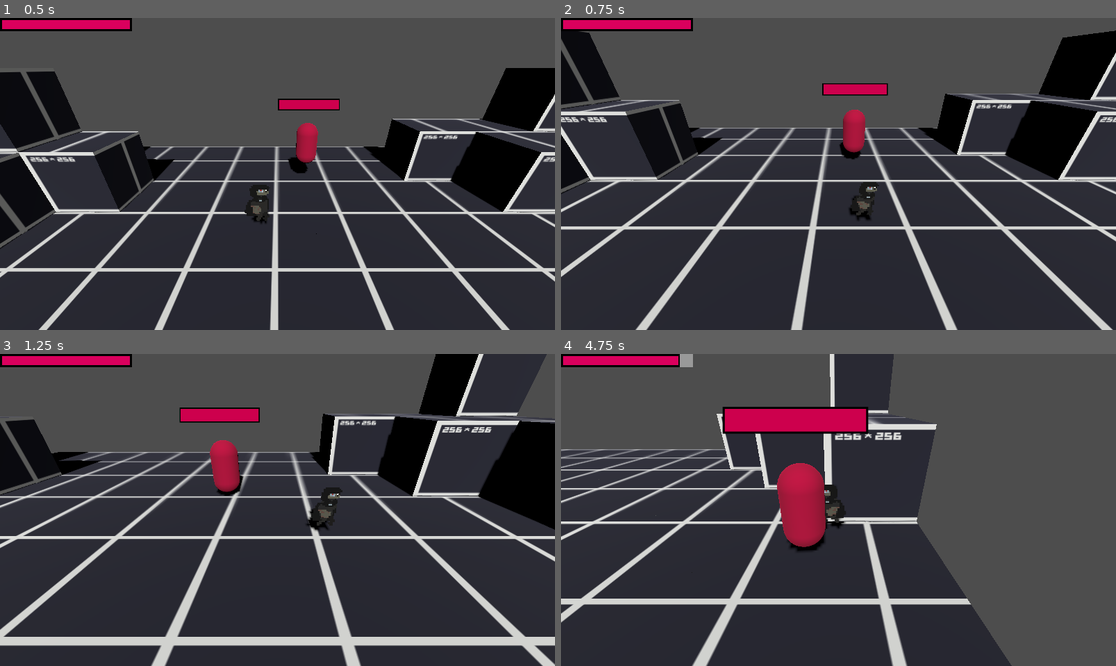
Above: before the commit, frames 1-4 (two rows, left to right).
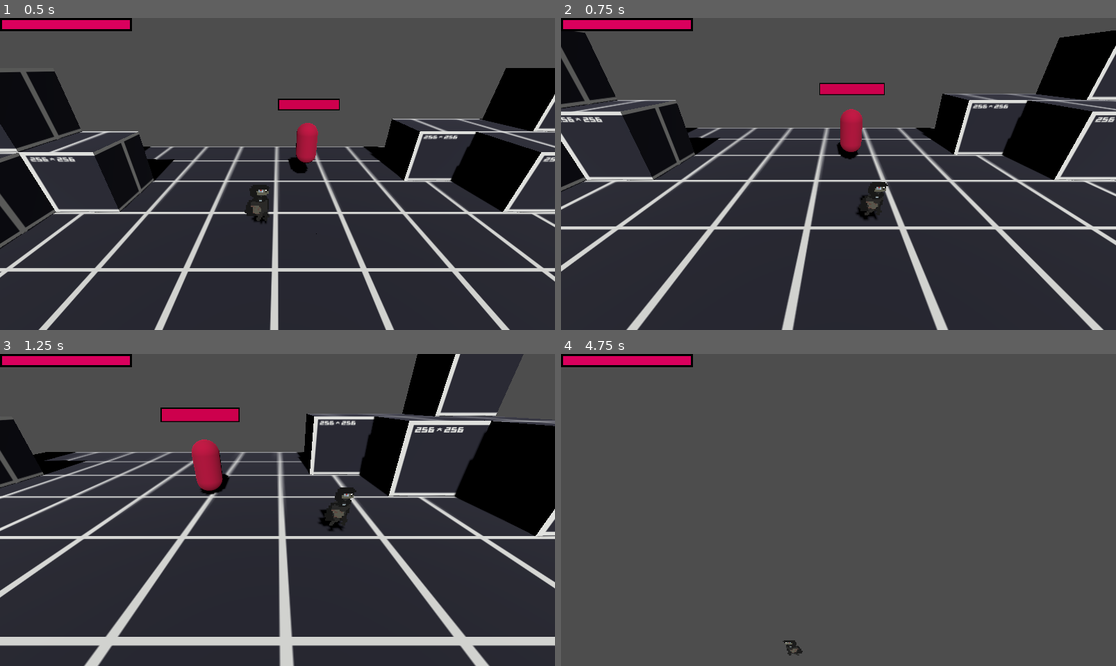
Above: after the commit, the same moments.

Repository: PyuKu2005/BrainsGit
Game: Godot game, scene res://scenes/test_level.tscn
The game is run twice, just before and just after one commit, with the same random seed, the same clock (stepped at 60 frames per second) and the same inputs.
Inputs:
- Up to frame 1 (0.5 s): no input
- Up to frame 2 (0.75 s): hold D (ui_right) from 0.53 s (still down); hold Shift (Courir) from 0.53 s (still down)
- Up to frame 3 (1.25 s): keep holding D (ui_right); keep holding Shift (Courir); tap J (playerAttack) at 0.8 s
- Up to frame 4 (4.75 s): release D (ui_right) at 1.28 s; release Shift (Courir) at 1.28 s; hold S (ui_down) 1.28-2.03 s; tap J (playerAttack) at 1.35, 3.05 s; tap Ctrl (Dash, bound only after the commit) at 1.55, 2.1, 3.8, 4.35 s; hold D (ui_right) 2.03-2.78 s; hold Shift (Courir) 2.03-2.78 s; hold W (ui_up) 2.78-3.53 s; tap Shift (Courir) at 2.85, 4.55 s; hold J (playerAttack) 3.53-4.28 s; hold A (ui_left) from 3.53 s (still down)

Frame 1 is identical in both runs. In frame 2, 12% of the frame differs, in the area x 0-100%, y 4-100%; in frame 3, 21%; in frame 4, 54%, in the area x 0-82%, y 0-100%.

Commit message:
Ajout du dash!

Diff:
--- a/project.godot
+++ b/project.godot
@@ -55,3 +55,8 @@
 "events": [Object(InputEventKey,"resource_local_to_scene":false,"resource_name":"","device":-1,"window_id":0,"alt_press …(182 unchanged characters)…
 ]
 }
+Dash={
+"deadzone": 0.5,
+"events": [Object(InputEventKey,"resource_local_to_scene":false,"resource_name":"","device":-1,"window_id":0,"alt_pressed":false,"shift_pressed":false,"ctrl_pressed":false,"meta_pressed":false,"pressed":false,"keycode":0,"physical_keycode":4194326,"key_label":0,"unicode":0,"echo":false,"script":null)
+]
+}
--- a/scenes/Player.tscn
+++ b/scenes/Player.tscn
@@ -32,6 +32,35 @@
 "values": [1, 2, 3, 4, 5]
 }
 
+[sub_resource type="Animation" id="Animation_maj4y"]
+resource_name = "Attack2"
+length = 0.6
+loop_mode = 1
+tracks/0/type = "value"
+tracks/0/imported = false
+tracks/0/enabled = true
+tracks/0/path = NodePath("Sprite3D:frame")
+tracks/0/interp = 1
+tracks/0/loop_wrap = true
+tracks/0/keys = {
+"times": PackedFloat32Array(0, 0.1, 0.2, 0.3, 0.4, 0.5, 0.6),
+"transitions": PackedFloat32Array(1, 1, 1, 1, 1, 1, 1),
+"update": 1,
+"values": [6, 7, 8, 9, 10, 11, 12]
+}
+tracks/1/type = "value"
+tracks/1/imported = false
+tracks/1/enabled = true
+tracks/1/path = NodePath("Sprite3D/playerHitArea/hitArea:disabled")
+tracks/1/interp = 1
+tracks/1/loop_wrap = true
+tracks/1/keys = {
+"times": PackedFloat32Array(0, 0.2, 0.3, 0.5),
+"transitions": PackedFloat32Array(1, 1, 1, 1),
+"update": 1,
+"values": [true, true, false, false]
+}
+
 [sub_resource type="Animation" id="Animation_465wi"]
 resource_name = "BrainIdle"
 length = 0.6
@@ -109,33 +138,20 @@
 "values": [11, 8, 10, 11]
 }
 
-[sub_resource type="Animation" id="Animation_maj4y"]
-resource_name = "Attack2"
-length = 0.6
-loop_mode = 1
-tracks/0/type = "value"
-tracks/0/imported = false
-tracks/0/enabled = true
-tracks/0/path = NodePath("Sprite3D:frame")
-tracks/0/interp = 1
-tracks/0/loop_wrap = true
-tracks/0/keys = {
-"times": PackedFloat32Array(0, 0.1, 0.2, 0.3, 0.4, 0.5, 0.6),
-"transitions": PackedFloat32Array(1, 1, 1, 1, 1, 1, 1),
-"update": 1,
-"values": [6, 7, 8, 9, 10, 11, 12]
-}
-tracks/1/type = "value"
-tracks/1/imported = false
-tracks/1/enabled = true
-tracks/1/path = NodePath("Sprite3D/playerHitArea/hitArea:disabled")
-tracks/1/interp = 1
-tracks/1/loop_wrap = true
-tracks/1/keys = {
-"times": PackedFloat32Array(0, 0.2, 0.3, 0.5),
-"transitions": PackedFloat32Array(1, 1, 1, 1),
-"update": 1,
-"values": [true, true, false, false]
+[sub_resource type="Animation" id="Animation_yppo3"]
+resource_name = "Dash"
+length = 0.6
+tracks/0/type = "value"
+tracks/0/imported = false
+tracks/0/enabled = true
+tracks/0/path = NodePath("Sprite3D:frame")
+tracks/0/interp = 1
+tracks/0/loop_wrap = true
+tracks/0/keys = {
+"times": PackedFloat32Array(0, 0.1, 0.2, 0.3, 0.4),
+"transitions": PackedFloat32Array(1, 1, 1, 1, 1),
+"update": 1,
+"values": [24, 25, 26, 27, 28]
 }
 
 [sub_resource type="AnimationLibrary" id="AnimationLibrary_1msms"]
@@ -144,6 +160,7 @@
 "Attack2": SubResource("Animation_maj4y"),
 "BrainIdle": SubResource("Animation_465wi"),
 "BrainMoving": SubResource("Animation_3duxf"),
+"Dash": SubResource("Animation_yppo3"),
 "RESET": SubResource("Animation_a2ymg"),
 "attackEnemi": SubResource("Animation_3vqdf")
 }
@@ -175,6 +192,7 @@
 
 [node name="Player" type="CharacterBody3D" groups=["Player"]]
 script = ExtResource("1_i62jh")
+dash_duration = 0.1
 
 [node name="AnimationPlayer" type="AnimationPlayer" parent="."]
 libraries = {
@@ -189,7 +207,7 @@
 alpha_cut = 2
 texture_filter = 0
 texture = ExtResource("2_vg3rf")
-hframes = 5
+hframes = 6
 vframes = 5
 frame = 1
 
--- a/script/playerMovement.gd
+++ b/script/playerMovement.gd
@@ -1,12 +1,17 @@
 extends CharacterBody3D
+
 @export var SPEED = 5.0
-@export var sprintSpeed = 7.0
+@export var sprintSpeed = 8.5
+@export var dash_speed = 20.0  # Speed of the dash
+@export var dash_duration = 0.2  # Duration of the dash
+
 @onready var area3d = $Sprite3D/playerHitArea
 @onready var animation = $AnimationPlayer
 var gravity = ProjectSettings.get_setting("physics/3d/default_gravity")
 var playerHealth = 100
-
 var isAttacking = false
+var isDashing = false  # To track dashing state
+var dashTimer = 0.0  # Timer to control dash duration
 var attackSpeed = SPEED / 5.0  # Reduced speed during attacks
 var currentAttackAnimation = "Attack2"  # Start with Attack2
 var attackComboTimer = 0.0  # Timer to manage switching between Attack2 and Attack
@@ -14,7 +19,6 @@
 
 ##### DÉBUT PROCESS DELTA #####
 func _physics_process(delta):
-	# Apply gravity
 	if not is_on_floor():
 		velocity.y -= gravity * delta
 
@@ -22,37 +26,51 @@
 	var direction = (transform.basis * Vector3(input_dir.x, 0, input_dir.y)).normalized()
 	var currentSpeed = SPEED
 
-	if Input.is_action_pressed("Courir") and direction and not isAttacking:
-		isAttacking == false
-		currentSpeed = sprintSpeed
+	# Handle dash input
+	if Input.is_action_just_pressed("Dash") and not isDashing:
+		isDashing = true
+		dashTimer = dash_duration
+		velocity.x = direction.x * dash_speed
+		velocity.z = direction.z * dash_speed
+		animation.play("Dash")
 
-	if isAttacking:
-		currentSpeed = attackSpeed
+	# Dash logic
+	if isDashing:
+		dashTimer -= delta
+		if dashTimer <= 0:
+			isDashing = false
 
-	if direction:
-		velocity.x = direction.x * currentSpeed
-		velocity.z = direction.z * currentSpeed
-		if not isAttacking:
-			animation.play("BrainMoving", -1, 2.0 if currentSpeed == sprintSpeed else 1.0, true)
 
-		if input_dir.x < 0:  # Moving left
-			$Sprite3D.flip_h = true
-			area3d.scale.x = -abs(area3d.scale.x)
-		elif input_dir.x > 0:  # Moving right
-			$Sprite3D.flip_h = false
-			area3d.scale.x = abs(area3d.scale.x)
-	else:
-		velocity.x = move_toward(velocity.x, 0, SPEED)
-		velocity.z = move_toward(velocity.z, 0, SPEED)
-		if not isAttacking:
-			animation.play("BrainIdle", -1, 1.0, true)
+	if not isDashing:
+		if Input.is_action_pressed("Courir") and direction and not isAttacking:
+			currentSpeed = sprintSpeed
+		elif isAttacking:
+			currentSpeed = attackSpeed
+
+		if direction:
+			velocity.x = direction.x * currentSpeed
+			velocity.z = direction.z * currentSpeed
+			if not isAttacking:
+				animation.play("BrainMoving", -1, 2.0 if currentSpeed == sprintSpeed else 1.0, true)
+			if input_dir.x < 0:
+				$Sprite3D.flip_h = true
+				area3d.scale.x = -abs(area3d.scale.x)
+			elif input_dir.x > 0:
+				$Sprite3D.flip_h = false
+				area3d.scale.x = abs(area3d.scale.x)
+		else:
+			velocity.x = move_toward(velocity.x, 0, SPEED)
+			velocity.z = move_toward(velocity.z, 0, SPEED)
+			if not isAttacking:
+				animation.play("BrainIdle", -1, 1.0, true)
 
 	move_and_slide()
+
 
 	if Input.is_action_pressed("playerAttack"):
 		if not isAttacking:
 			isAttacking = true
-			animation.play(currentAttackAnimation, -1, 1.0, true)  # Start with Attack2 animation
+			animation.play(currentAttackAnimation, -1, 2.0, true)
 		else:
 			if attackComboTimer <= 0:
 				if currentAttackAnimation == "Attack2":
@@ -60,8 +78,8 @@
 				else:
 					currentAttackAnimation = "Attack2"
 				attackComboTimer = comboDelay
-			animation.play(currentAttackAnimation, -1, 1.0, true)
 
+			animation.play(currentAttackAnimation, -1, 2.0, true)
 		attackComboTimer -= delta
 
 	if not Input.is_action_pressed("playerAttack"):
@@ -93,7 +111,7 @@
 		die()
 
 func die():
-	queue_free()
+	print("YOU DIED")
 
 func _on_player_hit_area_body_entered(body):
 	if body.is_in_group("Enemi"):
Binary file added: Animations/TheBrain-Sheet.aseprite
Binary file changed: Animations/TheBrain-Sheet.png
Not shown, changed: Animations/TheBrain-Sheet.png.import
Not shown: 2 places in GridMaps/PrototypeGrid.tres that only renumber resources
Binary file removed: GridMaps/TheBrain-Sheet.png
Not shown, removed: GridMaps/TheBrain-Sheet.png.import
Binary file added: TheBrain-Sheet.aseprite
Not shown: 1 places in scenes/Player.tscn that only renumber resources
